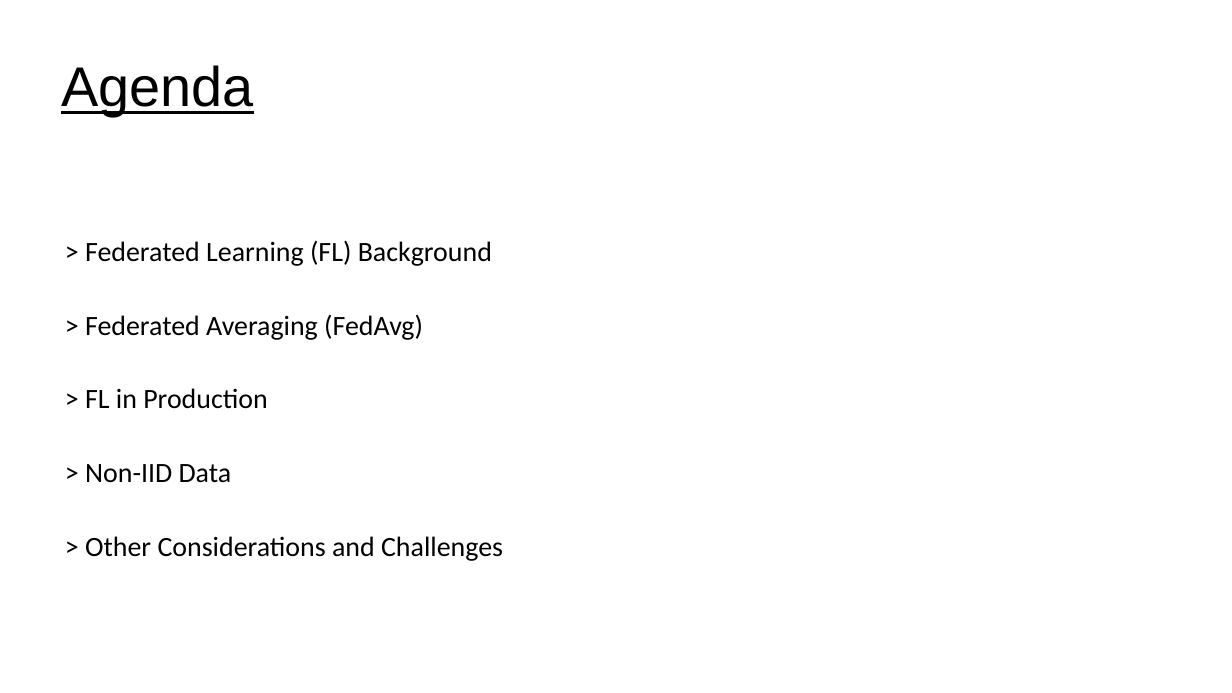
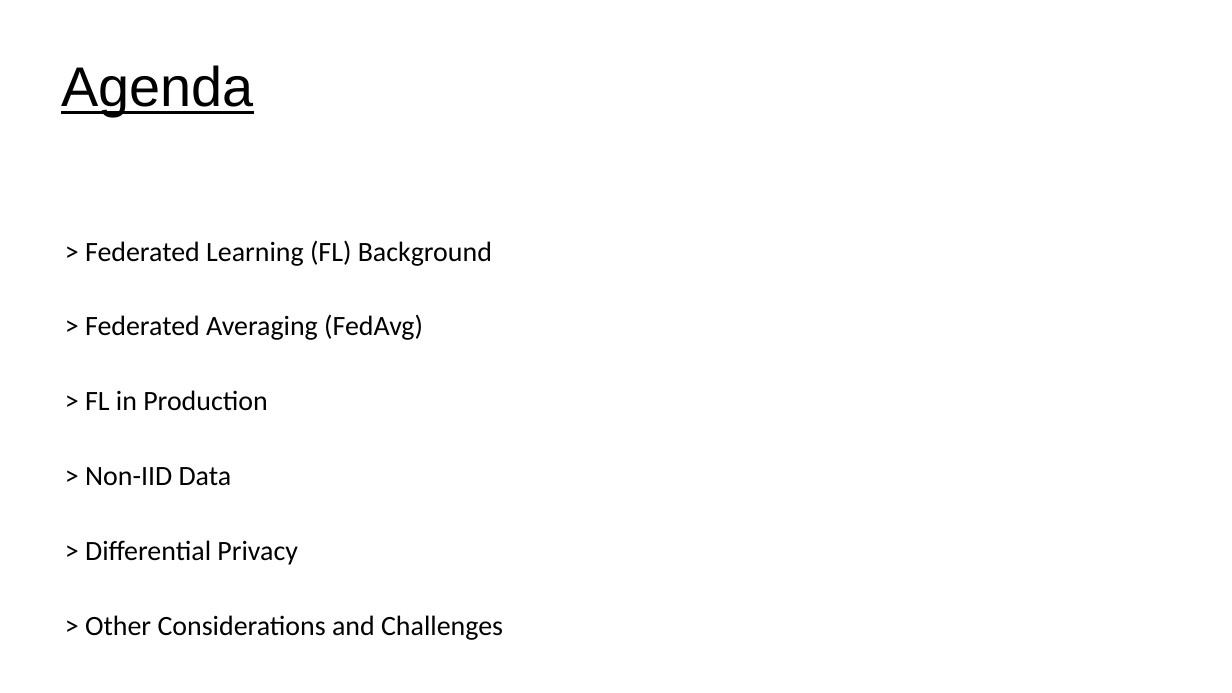
Before and after one commit to UVADS/distributed_computing, a slide deck: slide 2 of 07_distributed_model_training/federated_learning.ppt. Drawn at 1232x693 pixels with LibreOffice and Linux fonts; fonts in the diff are those of the drawing. Boxes give left, top, right and bottom in pixels: in the first picture for what was removed or moved away, otherwise in the second. Text is boxed around its words. In the diff, an @@ line names an element or a change of style, - is before the commit and + after.

Commit message:
added differential privacy slides

```diff
--- a/07_distributed_model_training/federated_learning.ppt
+++ b/07_distributed_model_training/federated_learning.ppt
@@ text at bbox=[85, 540, 298, 565]: paragraph added @@
+> Differential Privacy
```
Also in this commit, not shown: 3 other slides changed, 7 slides added, 2 other files.
